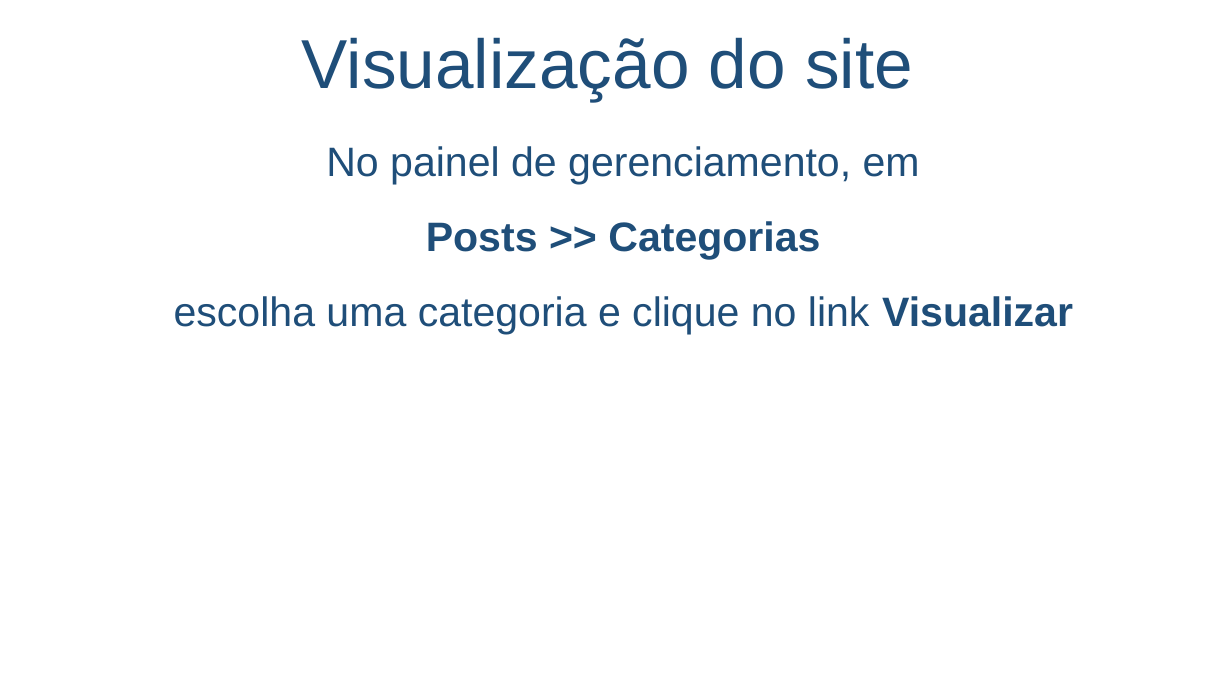
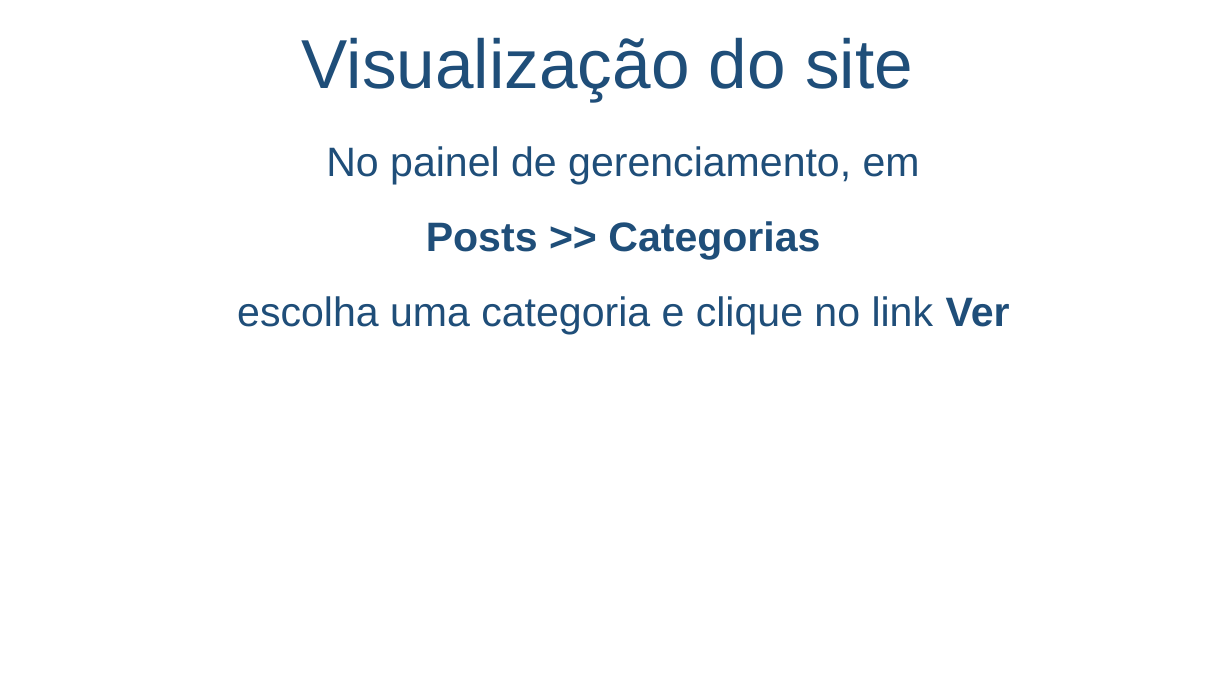
Before and after one commit to salmo-jr/public-slides, a slide deck: slide 39 of wordpress-como-criar-um-novo-tema.pptx. Drawn at 1232x693 pixels with LibreOffice and Linux fonts; fonts in the diff are those of the drawing; background and template pictures are left out. Boxes give left, top, right and bottom in pixels: in the first picture for what was removed or moved away, otherwise in the second. Text is boxed around its words. In the diff, an @@ line names an element or a change of style, - is before the commit and + after.

Commit message:
pequenos ajustes

```diff
--- a/wordpress-como-criar-um-novo-tema.pptx
+++ b/wordpress-como-criar-um-novo-tema.pptx
@@ text at [237,296,1010,334]: text changed @@
-escolha uma categoria e clique no link Visualizar
+escolha uma categoria e clique no link Ver
```
